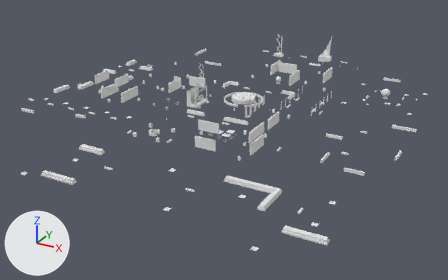
A saved change to the OBJ model Assets/models/maps/cerroblanco/cerroblanco_dressing.obj.
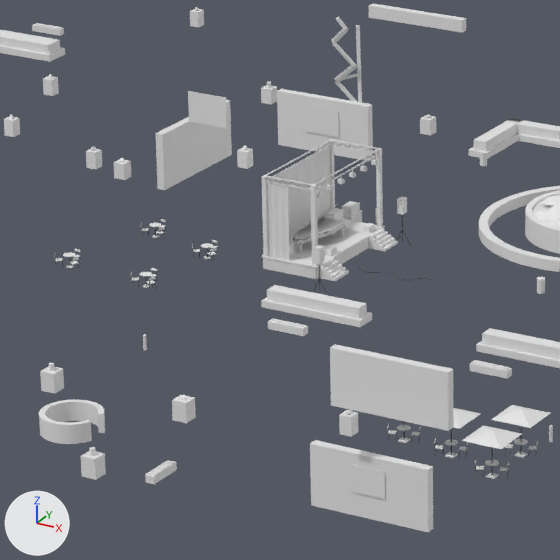
Each version appears first whole from a 50 mm lens placed at (3680.0, -6744.0, 2896.0), pointed at (105.0, -243.0, -355.0), and next in a close-up on the part from 32% to 53% of the width and 22% to 56% of the height. Every picture has the same lights, and +X, +Y and +Z are marked at lower left. The last two pictures show the newer version. Materials are left out; every surface is plain grey. Where no turn or scale is listed for an object, it has been applied to the vertices. Vertices at exactly the same position are counted once.

Objects in the first close-up: 'cerroblanco_dressing'.
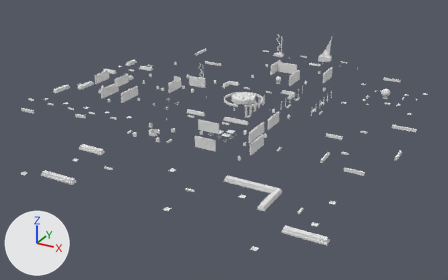
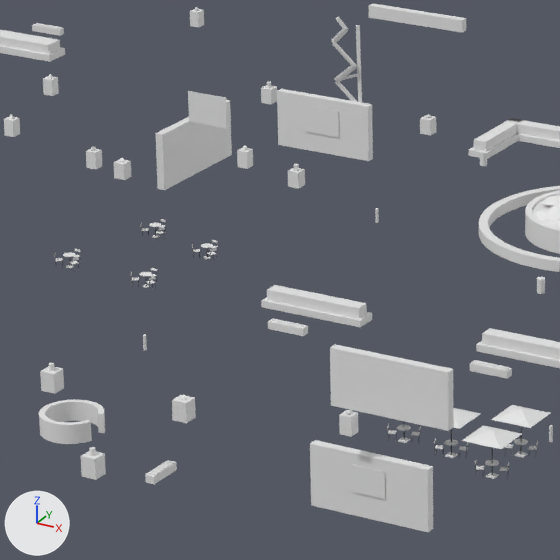
Scene script edits in JSON lines:
```json
{"block": "me_cerroblanco_dressing", "where": "# used by ob_cerroblanco_dressing; location = (0.0, 0.0, 0.0)"}
{"op": "remove", "block": "me_cerroblanco_dressing", "code": "me_cerroblanco_dressing.from_pydata(...)  # 11917 vertices, 16791 faces; spans x -2485.0..2397.0, y -2830.0..2770.0, z -20.0..492.0"}
{"op": "add", "block": "me_cerroblanco_dressing", "code": "me_cerroblanco_dressing.from_pydata(...)  # 9048 vertices, 12922 faces; spans x -2485.0..2397.0, y -2830.0..2770.0, z -3.0..492.0"}
{"block": "me_cerroblanco_dressing", "change": "me_cerroblanco_dressing part 1: 212 loose pieces with 2869 vertices, spanning x -473.0..-70.0, y -275.0..143.0, z -20.0..221.0, are deleted"}
```

Boxes (x1, y1, x2, y2) around the edits, measured in the close-ups (560 x 560 px):
```json
{"part": 1, "of": "me_cerroblanco_dressing", "change": "deleted", "before": [261, 139, 436, 295]}
```
